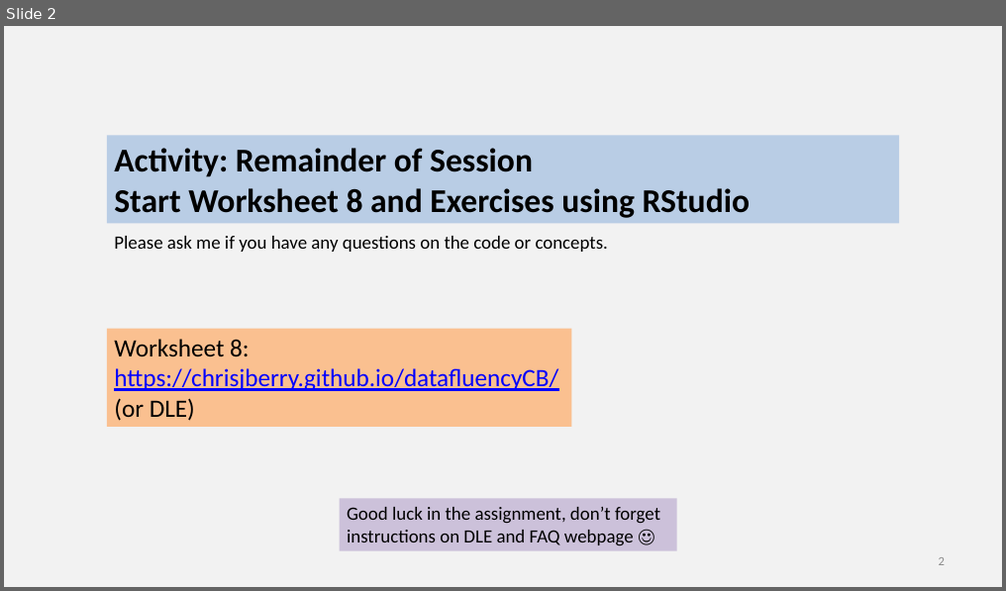
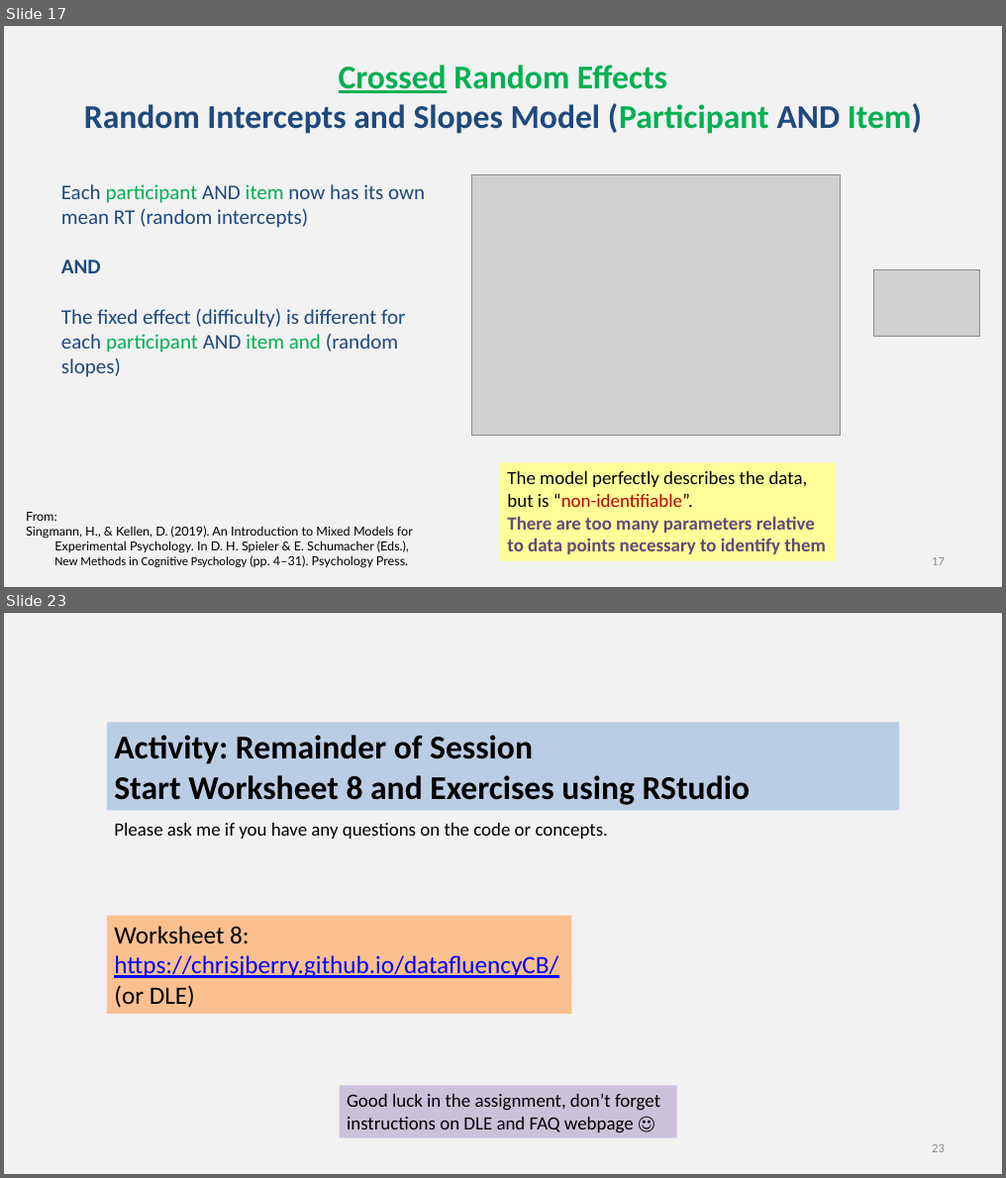
Before and after one commit to chrisjberry/datafluencyCB, a slide deck: docs/slides/PSYC761_L8_MixedModels.pptx. Shown one above the other, each under a label of ours: slide 2 before the commit, slides 17 and 23 after it; the slides between them are not shown. The pictures are 1006x591 and 1006x1178 pixels, drawn with LibreOffice and Linux fonts; fonts in the diff are those of the drawing; grey boxes stand for pictures. Boxes give left, top, right and bottom in pixels: in the first picture for what was removed or moved away, otherwise in the second. Text is boxed around its words. In the diff, an @@ line names an element or a change of style, - is before the commit and + after.

```diff
--- a/docs/slides/PSYC761_L8_MixedModels.pptx
+++ b/docs/slides/PSYC761_L8_MixedModels.pptx
@@ slide 17 added at bbox=[4, 26, 1002, 587], background #F2F2F2 @@
@@ title added at bbox=[84, 65, 922, 134], 32 pt, text #00B050, bold @@
+Crossed Random Effects
+Random Intercepts and Slopes Model (Participant AND Item)
@@ text added at bbox=[61, 184, 425, 377], 20 pt, text #1F497D @@
+Each participant AND item now has its own mean RT (random intercepts)
+AND
+The fixed effect (difficulty) is different for each participant AND item and (random slopes)
@@ picture added at bbox=[472, 174, 840, 436] @@
@@ picture added at bbox=[874, 271, 980, 337] @@
@@ rectangle added at bbox=[500, 464, 836, 562], fill #FFFF99, 18 pt, text #604A7B, bold @@
+The model perfectly describes the data, but is “non-identifiable”.
+There are too many parameters relative to data points necessary to identify them
@@ text added at bbox=[26, 512, 413, 569], 12 pt, text #000000 @@
+From:
+Singmann, H., & Kellen, D. (2019). An Introduction to Mixed Models for Experimental Psychology. In D. H. Spieler & E. Schumacher (Eds.), New Methods in Cognitive Psychology (pp. 4–31). Psychology Press.
@@ page number added at bbox=[932, 558, 944, 566], 12 pt, text #8C8C8C @@
+17
@@ what was slide 2 is now slide 23 @@
@@ page number at bbox=[932, 1145, 944, 1153]: text changed @@
-2
+23
```
Also in this commit, not shown: 20 other slides added.
